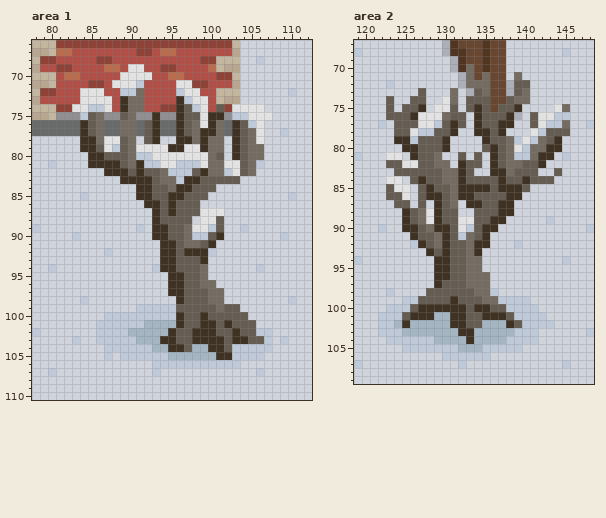
A pixel-art file gets an edit: ressources/researches/visual-slice-outside.aseprite. Above, as it was before the edit.
260x208 pixels, 1 frame. Colours within 5 levels of each other are drawn and written as one. Shown: area 1: x 78..112, y 66..110; area 2: x 119..148, y 67..109. The commit also changed other parts of the picture, which this record leaves out.
The same view after the edit:
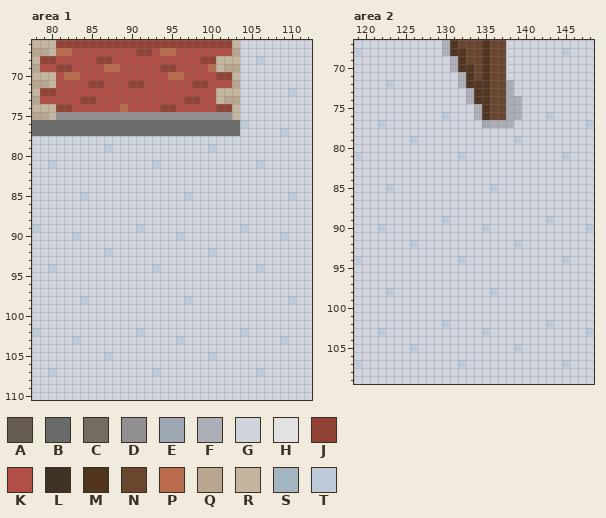
Palette (. is transparent): A #665d52  B #696a6a  C #746b61  D #918f92  E #9ea8b4  F #acafb7  G #cfd3dc  H #e3e2e3  J #904237  K #b14e45  L #3f3223  M #523521  N #68462f  P #ba6c4c  Q #b8a691  R #c4b59f  S #a4b6c4  T #becad9
The exact change:
Area 1, layer "trees":
y 69: x 90..91 HH -> KK
y 70: x 89..92 HHHH -> KKKK
y 71: x 88..91 HHHT -> KKJJ; x 96..97 HH -> KK
y 72: x 84..86 HHH -> KKK; x 89..91 TTC -> KKK; x 96..98 THH -> KKK
y 73: x 84..87 HHHH -> JJKK; x 89..91 LCC -> KKK; x 96..99 LTHH -> KJJK
y 74: x 83..87 HHTTH -> KKKKK; x 89..91 LCC -> PKK; x 96..99 LATH -> KKKK; x 101 A -> J; x 103..106 HHHH -> RGGG
y 75: x 84..86 TAC -> DDD; x 89..90 AC -> DD; x 93 L -> D; x 96..101 LAAHLL -> DDDDDD; x 103..107 TTHHH -> RGGGG
y 76: x 84..86 LAC -> BBB; x 89..90 CC -> BB; x 92..93 AL -> BB; x 96..101 LACHLC -> BBBBBB; x 103..106 LATH -> BTGG
y 77: x 84..86 LAC -> BBB; x 89..90 CC -> BB; x 92..93 AL -> BB; x 96..101 LACLLC -> BBBBBB; x 103..106 LACH -> BGGG
y 78: x 84..90 LLCHHAC -> GGGGGGG; x 92..93 AL -> GG; x 96..101 LLCLCC -> GGGGGG; x 103..106 LACH -> GGGG
y 79: x 84..101 LLAHTACHHHHLLHHLCC -> GGGTGGGGGGGGGGGGTG; x 103..106 LACC -> GGGG
y 80: x 85..101 LLAAACTTHHHHHHHCA -> GGGGGGGGGGGGGGGGG; x 103..106 LACC -> GGGG
y 81: x 85..92 LLLLACLT -> GGGGGGGG; x 94..105 HHTTTHCCHHAC -> GGGGGGGGGGGG
y 82: x 87..105 LLLALAACTTTALCCTHAC -> GGGGGGGGGGGGGGGGGGG
y 83: x 89..103 LLLLACCTLLAAAAA -> GGGGGGGGGGGGGGG
y 84: x 91..100 LLAACLLAAA -> GGGGGGGGGG
y 85: x 91..99 LLAALLAAA -> GGGGGGTGG
y 86: x 92..98 LLALAAA -> GGGGGGG
y 87: x 93..101 LALAAAHHH -> GGGGGGGGG
y 88: x 93..97 LAAAA -> GGGGG; x 99..101 HHA -> GGG
y 89: x 93..101 LLAACHHTA -> GGGGGGGGG
y 90: x 93..101 LLAACTTAL -> GGGTGGGGG
y 91: x 94..100 LLACCAL -> GGGGGGG
y 92: x 94..99 LLALLL -> GGGGGG
y 93: x 94..99 LLAAAL -> GGGGGG
y 94: x 94..99 LLAAAC -> GGGGGG
y 95: x 95..99 LLAAC -> GGGGG
y 96: x 95..100 LLAACC -> GGGGGG
y 97: x 95..101 LLAAACC -> GGGGGGG
y 98: x 96..101 LAAACC -> GTGGGG
y 99: x 91..103 TTTTTAAAAACAA -> GGGGGGGGGGGGG
y 100: x 87..104 TTTTTTTTTLAALAAAAA -> GGGGGGGGGGGGGGGGGG
y 101: x 86..105 TTTTTTSSSSLAALLALAAA -> GGGGGGGGGGGGGGGGGGGG
y 102: x 86..107 TTTTSSSSSLAALLLAALAATT -> GGGGGTGGGGGGGGGGGGTGGG
y 103: x 86..107 TTTTTSSSLLAALLLLALLAAT -> GGGGGGGGGGTGGGGGGGGGGG
y 104: x 87..107 TTTTTTSSLLASSLLATTTTT -> GGGGGGGGGGGGGGGGGGGGG
y 105: x 89..106 TTTTTTSSSSSSLLTTTT -> GGGGGGGGGGGTGGGGGG
y 106: x 93..103 TTTTTTTTTTT -> GGGGGGGGGGG
Area 2, layer "trees":
y 70: x 133 C -> M
y 71: x 133 C -> M; x 135 C -> M; x 139 C -> G
y 72: x 133..135 CCC -> MMM; x 139..140 AA -> GG
y 73: x 127 A -> G; x 131 C -> G; x 134..135 AC -> MM; x 139..140 AC -> GG
y 74: x 123 A -> G; x 126..127 AA -> GG; x 130..131 HC -> GG; x 133..135 AAA -> FMM; x 138..140 ACC -> FFG
y 75: x 123 A -> G; x 125..127 AAL -> GGG; x 129..131 HHA -> GGG; x 133..135 ALA -> GFM; x 137..139 AAL -> NFF; x 144..145 HC -> GG
y 76: x 123..132 AAALHHHCAA -> GGGGGGGTGG; x 134..138 LAAAL -> FMNNF; x 141..145 AHHTT -> GGTGG
y 77: x 124..132 AAAHHTALA -> GGGGGGGGG; x 134..138 LAALL -> GEFFF; x 141..145 AHTTC -> GGGGG
y 78: x 124..131 AAHTTAAL -> GGGGGGGG; x 134..137 LLAL -> GGGG; x 141..145 HTAAA -> GGGGG
y 79: x 124..125 LL -> GG; x 127..130 AAAL -> GGGG; x 135..138 LAAC -> GGGG; x 140..144 HTCAL -> GGGGG
y 80: x 125..130 LLAAAL -> GGGGGG; x 135..144 ALACHTCCLL -> GGGGGGGGGG
y 81: x 123..124 HH -> GG; x 126..129 LAAC -> GGGG; x 132 A -> T; x 134 A -> G; x 136..143 LACTTCLL -> GGGGGGGG
y 82: x 123..130 AAHHAACC -> GGGGGGGG; x 132..134 LAA -> GGG; x 136..142 LACCAAL -> GGGGGGG
y 83: x 124..133 AAAAAACCLA -> GGGGGGGGGG; x 136..141 LLCAAA -> GGGGGG; x 144 A -> G
y 84: x 123..124 HH -> GG; x 126..143 ALAACCLAAAALAALAAA -> GGGGGGGGGGGGGGGGGG
y 85: x 123..125 AHH -> TGG; x 127..140 ALAACLLLLALLLA -> GGGGGGGGGTGGGG
y 86: x 123..125 AAH -> GGG; x 127..139 ALLACLLAAAALL -> GGGGGGGGGGGGG
y 87: x 124..125 AA -> GG; x 127 A -> G; x 129..131 LAC -> GGG; x 133..138 LLAALL -> GGGGGG
y 88: x 125..131 LACHLAA -> GGGGGGG; x 134..138 AAALL -> GGGGG
y 89: x 125..137 LACHLAAHHAALL -> GGGGGTGGGGGGG
y 90: x 125..136 LLACLLAHTALL -> GGGGGGGGGGTG
y 91: x 126..135 LAACLATCAL -> GGGGGGGGGG
y 92: x 127..135 LACLAACLL -> GGGGGGGGG
y 93: x 128..134 LALAACL -> GGGGGGG
y 94: x 129..134 LLAACC -> GGGTGG
y 95: x 129..134 LLAACC -> GGGGGG
y 96: x 129..135 LLAACCC -> GGGGGGG
y 97: x 129..135 LAAACCC -> GGGGGGG
y 98: x 128..135 AAAAAACC -> GGGGGGGG
y 99: x 125..140 TTAAAALAAACCTTTT -> GGGGGGGGGGGGGGGG
y 100: x 123..141 TTTALLLLLLALLAATTTT -> GGGGGGGGGGGGGGGGGGG
y 101: x 122..142 TTTALLLSSLLAALLLATTTT -> GGGGGGGGGGGGGGGGGGGGG
y 102: x 122..142 TTSLSSSSSLLAASSSLATTT -> GGGGGGGGTGGGGGGGGGGGG
y 103: x 123..141 TTSSSSSSSLLSSSSSTTT -> GGGGGGGGGGGGTGGGGGG
y 104: x 123..141 TTTTTTSSSSLSSSSTTTT -> GGGGGGGGGGGGGGGGGGG
y 105: x 125 T -> G; x 127..138 TTTTTSSSTTTT -> GGGGGGGGGGGG
y 106: x 130..135 TTTTTT -> GGGGGG
